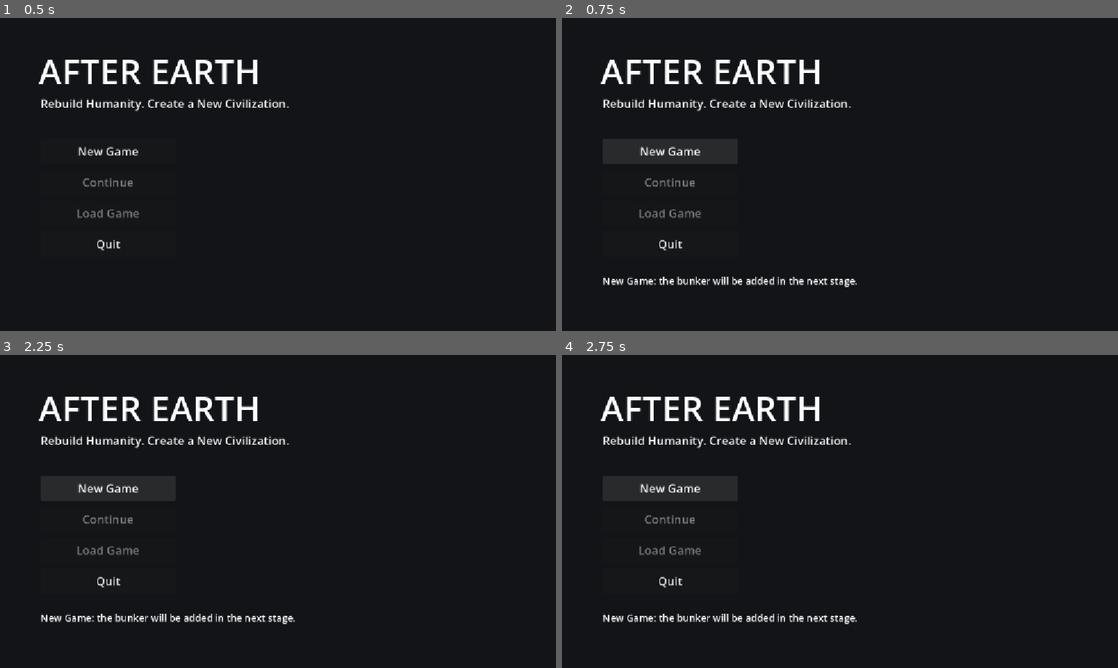
Above: before the commit, frames 1-4 (two rows, left to right).
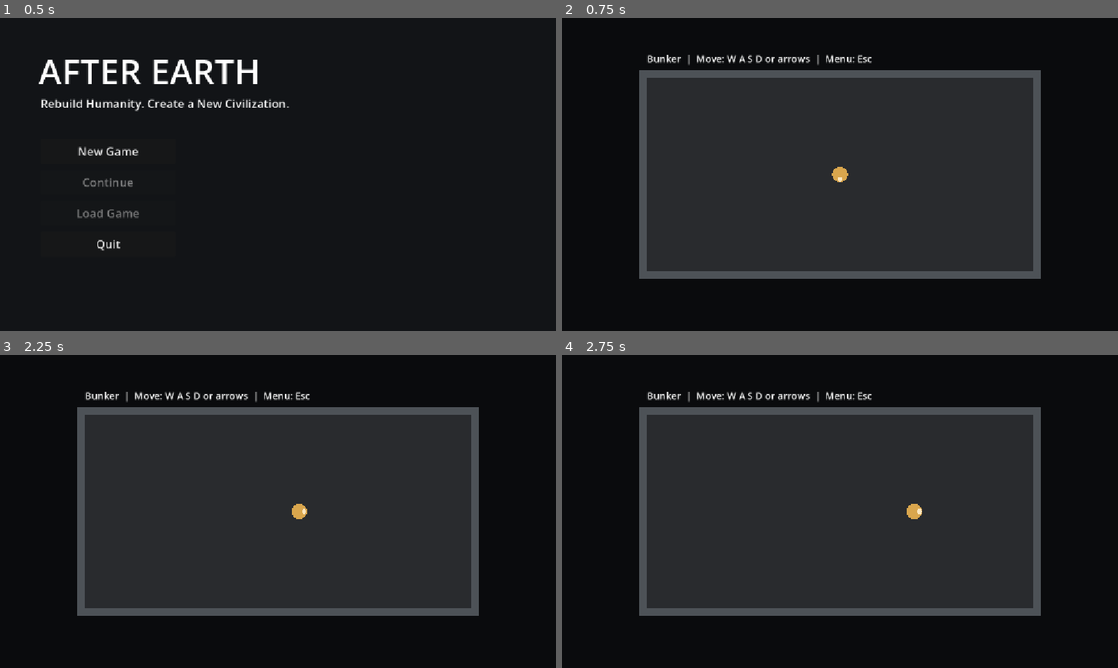
Above: after the commit, the same moments.

Repository: IzgiZhan/AFTER-EARTH
Game: Godot game, scene res://main.tscn
The game is run twice, just before and just after one commit, with the same random seed, the same clock (stepped at 60 frames per second) and the same inputs.
Inputs (mouse positions are in pixels of both pictures, inside the frame that each line leads up to):
- Up to frame 1 (0.5 s): no input
- Up to frame 2 (0.75 s): click "New Game" at 0.5 s
- Up to frame 3 (2.25 s): click (105, 489) at 1.25 s, where only the run before the commit has a clickable "New Game"; tap Enter at 2 s; hold D from 2.03 s (still down)
- Up to frame 4 (2.75 s): keep holding D

Frame 1 is identical in both runs. In frame 2, 8.7% of the frame differs, in the area x 6-87%, y 11-86%; in frame 3, 8.7%; in frame 4, 8.7%.

Commit message:
Player and bunker

Diff:
--- /dev/null
+++ b/game/bunker.gd
@@ -0,0 +1,36 @@
+extends Node2D
+
+# Комната бункера: положение (x, y) и размер (ширина, высота).
+const ROOM := Rect2(176, 124, 800, 400)
+
+# Толщина стен.
+const WALL := 16.0
+
+
+# Запускается один раз при открытии сцены.
+func _ready() -> void:
+	# Создаём героя из файла player.gd и ставим в центр комнаты
+	var player = preload("res://player.gd").new()
+	player.position = ROOM.get_center()
+	player.move_area = ROOM.grow(-20)
+	add_child(player)
+
+	# Подсказка по управлению
+	var hint := Label.new()
+	hint.text = "Bunker  |  Move: W A S D or arrows  |  Menu: Esc"
+	hint.add_theme_font_size_override("font_size", 20)
+	hint.position = Vector2(176, 70)
+	add_child(hint)
+
+
+# Рисует фон, стены и пол комнаты.
+func _draw() -> void:
+	draw_rect(Rect2(Vector2.ZERO, get_viewport_rect().size), Color(0.04, 0.045, 0.05))
+	draw_rect(ROOM.grow(WALL), Color(0.3, 0.32, 0.34))
+	draw_rect(ROOM, Color(0.16, 0.17, 0.18))
+
+
+# Esc возвращает в главное меню.
+func _unhandled_input(event: InputEvent) -> void:
+	if event.is_action_pressed("ui_cancel"):
+		get_tree().change_scene_to_file("res://main.tscn")
--- /dev/null
+++ b/game/bunker.tscn
@@ -0,0 +1,6 @@
+[gd_scene format=3 uid="uid://6rn7xq35184"]
+
+[ext_resource type="Script" uid="uid://cp6svflxv8078" path="res://bunker.gd" id="1_inis6"]
+
+[node name="Bunker" type="Node2D" unique_id=524736993]
+script = ExtResource("1_inis6")
--- a/game/main.gd
+++ b/game/main.gd
@@ -1,7 +1,4 @@
 extends Node2D
-
-# Надпись под кнопками, в которой показываем сообщения игроку.
-var status_label: Label
 
 
 # Запускается один раз, когда сцена появляется на экране.
@@ -51,12 +48,6 @@
 	quit_button.pressed.connect(on_quit_pressed)
 	menu.add_child(quit_button)
 
-	# Строка для сообщений
-	status_label = Label.new()
-	status_label.add_theme_font_size_override("font_size", 20)
-	status_label.position = Vector2(84, 530)
-	add_child(status_label)
-
 
 # Создаёт одну кнопку меню с нужным текстом и размером.
 func make_button(button_text: String) -> Button:
@@ -67,9 +58,9 @@
 	return button
 
 
-# Вызывается при нажатии New Game.
+# Вызывается при нажатии New Game: открывает сцену бункера.
 func on_new_game_pressed() -> void:
-	status_label.text = "New Game: the bunker will be added in the next stage."
+	get_tree().change_scene_to_file("res://bunker.tscn")
 
 
 # Вызывается при нажатии Quit: закрывает игру.
--- /dev/null
+++ b/game/player.gd
@@ -0,0 +1,45 @@
+extends CharacterBody2D
+
+# Скорость героя в пикселях в секунду.
+const SPEED := 220.0
+
+# Область, внутри которой герой может ходить. Её задаёт сцена бункера.
+var move_area := Rect2(0, 0, 1152, 648)
+
+# Куда герой смотрит (нужно, чтобы нарисовать его «лицо»).
+var facing := Vector2.DOWN
+
+
+# Вызывается много раз в секунду: здесь мы двигаем героя.
+func _physics_process(_delta: float) -> void:
+	var direction := get_move_direction()
+	velocity = direction * SPEED
+	move_and_slide()
+
+	# Не даём выйти за стены комнаты
+	position = position.clamp(move_area.position, move_area.end)
+
+	# Запоминаем направление взгляда и перерисовываем героя
+	if direction != Vector2.ZERO and direction != facing:
+		facing = direction
+		queue_redraw()
+
+
+# Смотрит, какие клавиши нажаты, и возвращает направление движения.
+func get_move_direction() -> Vector2:
+	var direction := Vector2.ZERO
+	if Input.is_physical_key_pressed(KEY_A) or Input.is_physical_key_pressed(KEY_LEFT):
+		direction.x -= 1
+	if Input.is_physical_key_pressed(KEY_D) or Input.is_physical_key_pressed(KEY_RIGHT):
+		direction.x += 1
+	if Input.is_physical_key_pressed(KEY_W) or Input.is_physical_key_pressed(KEY_UP):
+		direction.y -= 1
+	if Input.is_physical_key_pressed(KEY_S) or Input.is_physical_key_pressed(KEY_DOWN):
+		direction.y += 1
+	return direction.normalized()
+
+
+# Рисует героя: круг (тело) и маленький кружок (куда он смотрит).
+func _draw() -> void:
+	draw_circle(Vector2.ZERO, 16, Color(0.85, 0.65, 0.3))
+	draw_circle(facing * 10, 5, Color(0.98, 0.9, 0.75))
Not shown, added: game/bunker.gd.uid
Not shown, added: game/player.gd.uid
